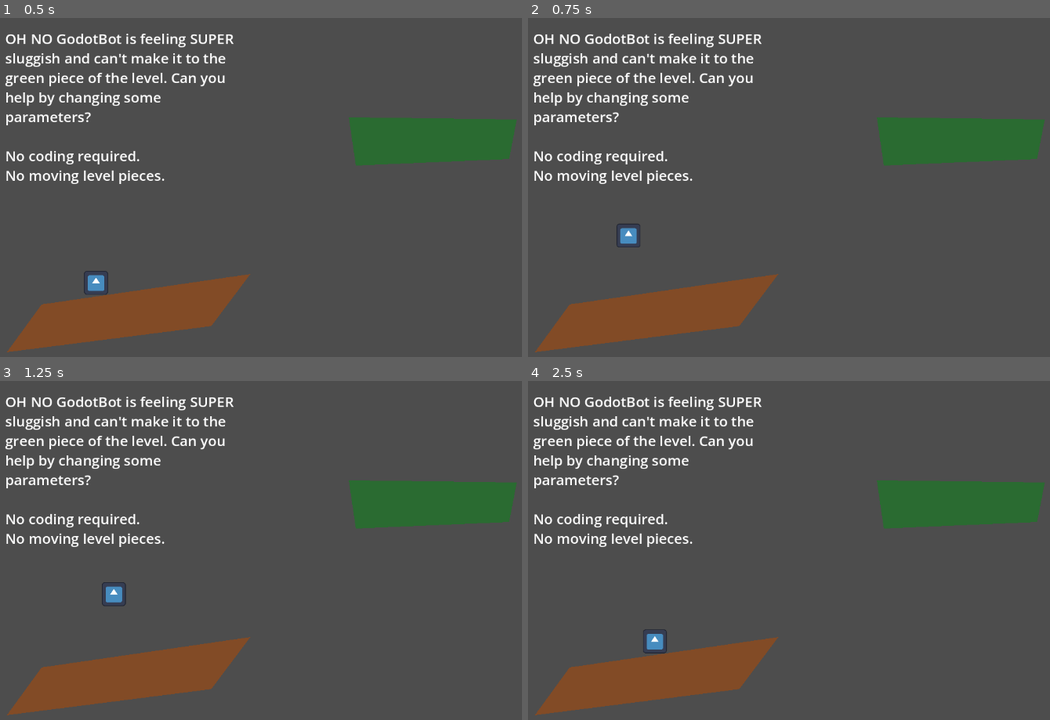
Above: before the commit, frames 1-4 (two rows, left to right).
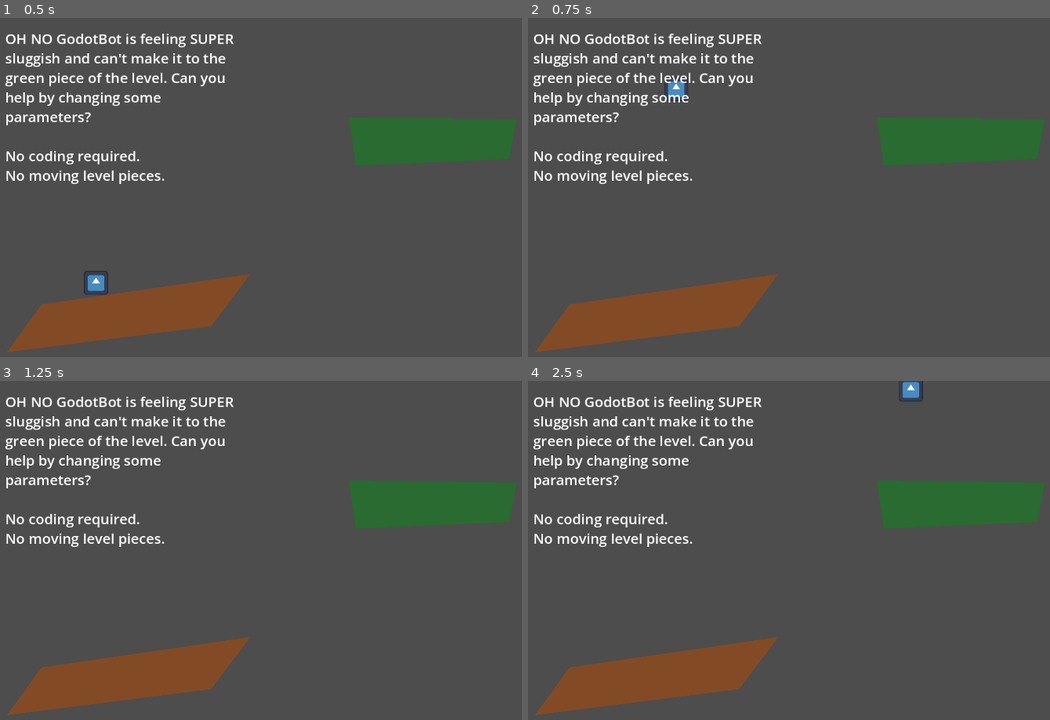
Above: after the commit, the same moments.

Repository: mqx4vk/HW9-SmoothMoves
Game: Godot game, scene res://hw_problem_1.tscn
Same seed, same stepped clock (60 frames per second), same inputs: the game is played once before the commit and once after it. This scene is started directly instead of the project's main scene. The engine's default icon, where the game draws it, is replaced by a stand-in: a white triangle on a blue panel in a dark square.
Inputs:
- Up to frame 1 (0.5 s): no input
- Up to frame 2 (0.75 s): tap Enter at 0.5 s; hold D (move_right) from 0.53 s (still down); tap Space (jump) at 0.6 s
- Up to frame 3 (1.25 s): keep holding D (move_right); tap Space (jump) at 0.77, 1.07 s
- Up to frame 4 (2.5 s): tap Space (jump) at 1.35, 1.52, 1.82, 2.1 s; release D (move_right) at 2.03 s; hold A (move_left) from 2.03 s (still down)

Frame 1 is identical in both runs. In frame 2, 0.4% of the frame differs, in the area x 16-31%, y 17-68%; in frame 3, 0.2%; in frame 4, 0.4%, in the area x 22-76%, y 0-81%.

Commit message:
Completed Homework Assignment

Diff:
--- a/hw_problem_1.tscn
+++ b/hw_problem_1.tscn
@@ -15,10 +15,10 @@
 position = Vector2(204, 286)
 floor_snap_length = 8.1
 script = ExtResource("2_ioys3")
-jump_height = 1000.0
-movement_speed = 10.0
-horizontal_air_coefficient = 0.5
-speed_limit = 50.0
+jump_height = 3000.0
+movement_speed = 300.0
+horizontal_air_coefficient = 2.0
+speed_limit = 500.0
 friction = 0.2
 
 [node name="Icon" type="Sprite2D" parent="CharacterBody2D"]
--- a/hw_problem_2.tscn
+++ b/hw_problem_2.tscn
@@ -16,8 +16,8 @@
 floor_snap_length = 8.1
 script = ExtResource("1_bnc3r")
 jump_height = 2000.0
-movement_speed = 100.0
-horizontal_air_coefficient = 0.3
+movement_speed = 150.0
+horizontal_air_coefficient = 0.7
 speed_limit = 400.0
 friction = 0.2
 
--- a/hw_problem_3.tscn
+++ b/hw_problem_3.tscn
@@ -11,7 +11,6 @@
 
 [node name="CharacterBody2D" type="CharacterBody2D" parent="."]
 position = Vector2(424, 368)
-motion_mode = 1
 script = ExtResource("1_2s0kq")
 jump_height = 1400.0
 movement_speed = 100.0
